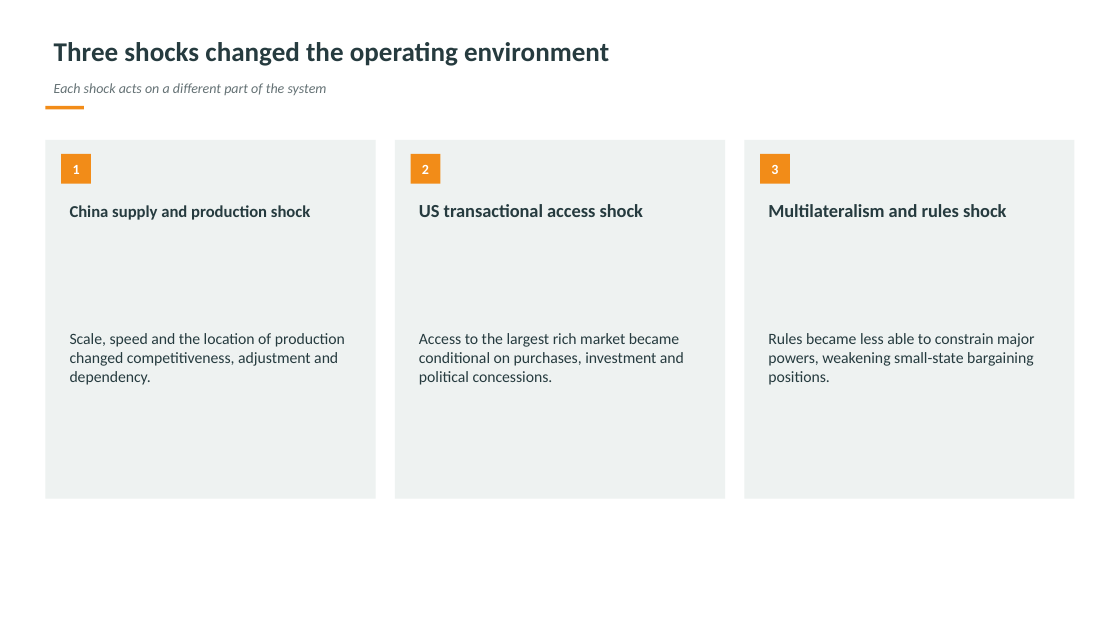
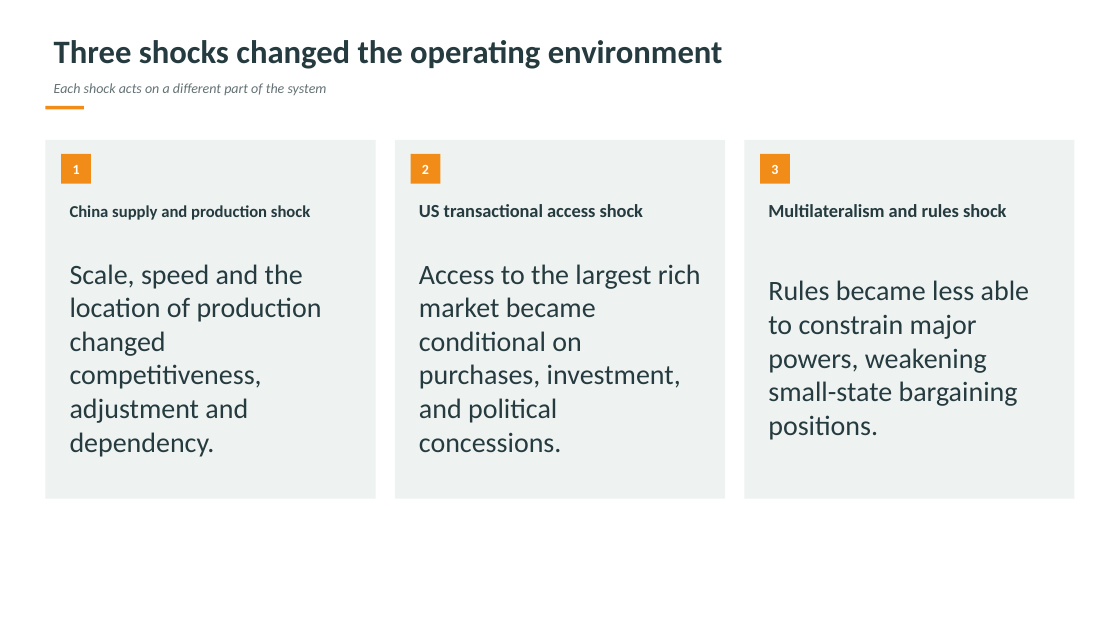
Before and after one commit to DannyQuah/DannyQuah.github.io, a slide deck: slide 13 of Storage/2026.09-Asia-in-a-Disrupted-World-Order-Danny.Quah-crafted-CP.pptx. Drawn at 1120x630 pixels with LibreOffice and Linux fonts; fonts in the diff are those of the drawing. Boxes give left, top, right and bottom in pixels: in the first picture for what was removed or moved away, otherwise in the second. Text is boxed around its words. In the diff, an @@ line names an element or a change of style, - is before the commit and + after.

```diff
--- a/Storage/2026.09-Asia-in-a-Disrupted-World-Order-Danny.Quah-crafted-CP.pptx
+++ b/Storage/2026.09-Asia-in-a-Disrupted-World-Order-Danny.Quah-crafted-CP.pptx
@@ text "Three shocks changed the operating ..." at (54,40,723,69): size 23.2 to 28 pt @@
@@ text "Scale, speed and the location ..." at (70,264,322,457): size 13.5 to 24 pt @@
@@ text "Rules became less able to ..." at (768,280,1029,440): size 13.5 to 24 pt @@
@@ text at (419,264,701,452): text changed; size 13.5 to 24 pt @@
-Access to the largest rich market became conditional on purchases, investment and political concessions.
+Access to the largest rich market became conditional on purchases, investment, and political concessions.
```
Also in this commit, not shown: 20 other slides changed.
